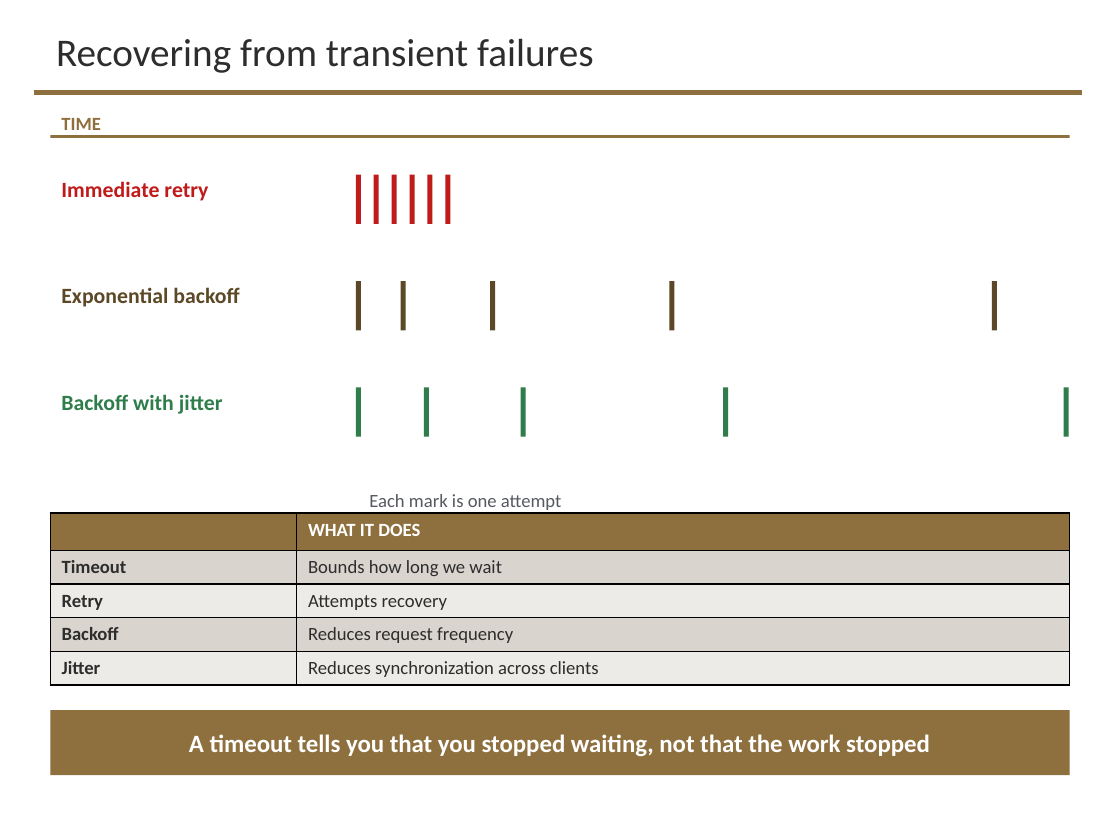
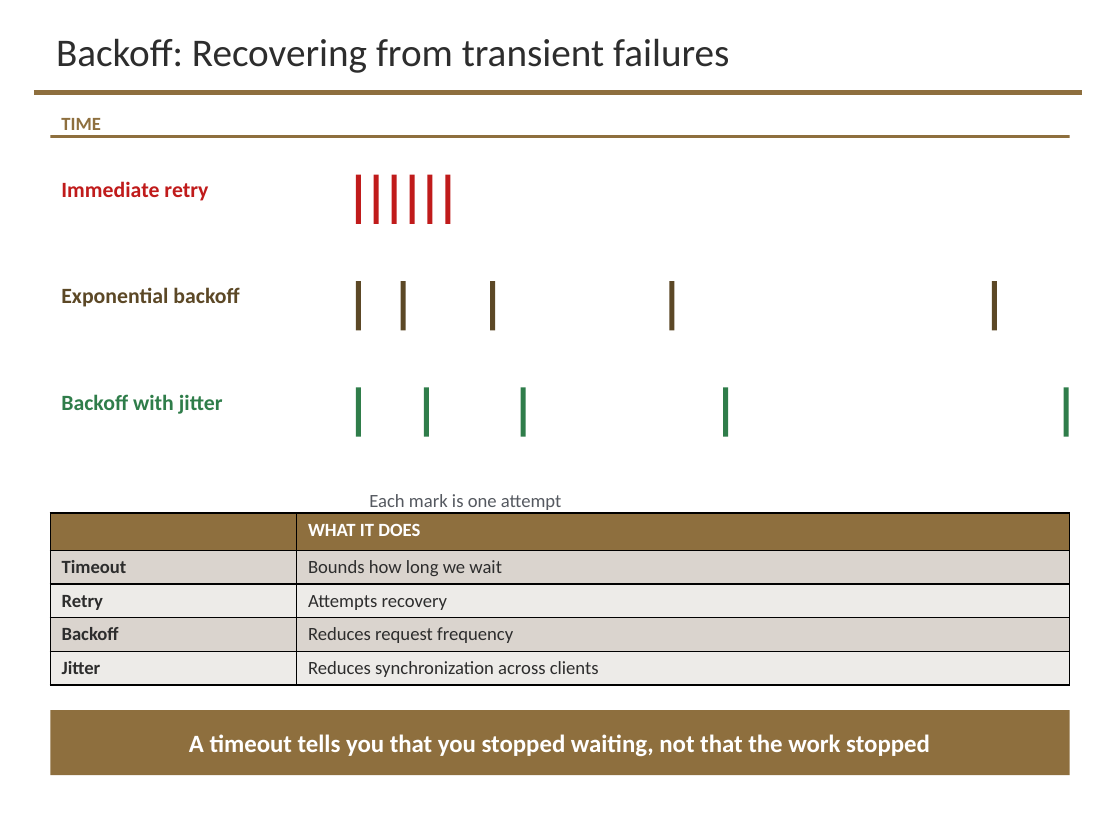
Before and after one commit to davisjam/model-based-agentic-software-engineering, a slide deck: slide 23 of course/lectures/act-3-software-in-the-world/04-performance-and-reliability/3-4-Performance-and-Reliability-2-Reliability-Engineering.pptx (slide 24 before the commit). Drawn at 1120x840 pixels with LibreOffice and Linux fonts; fonts in the diff are those of the drawing; background and template pictures are left out. Boxes give left, top, right and bottom in pixels: in the first picture for what was removed or moved away, otherwise in the second. Text is boxed around its words. In the diff, an @@ line names an element or a change of style, - is before the commit and + after.

```diff
--- a/course/lectures/act-3-software-in-the-world/04-performance-and-reliability/3-4-Performance-and-Reliability-2-Reliability-Engineering.pptx
+++ b/course/lectures/act-3-software-in-the-world/04-performance-and-reliability/3-4-Performance-and-Reliability-2-Reliability-Engineering.pptx
@@ title at <box>56,38,729,73</box>: text changed @@
-Recovering from transient failures
+Backoff: Recovering from transient failures
```
Also in this commit, not shown: 19 other slides changed, 7 slides added, 52 slides removed.
